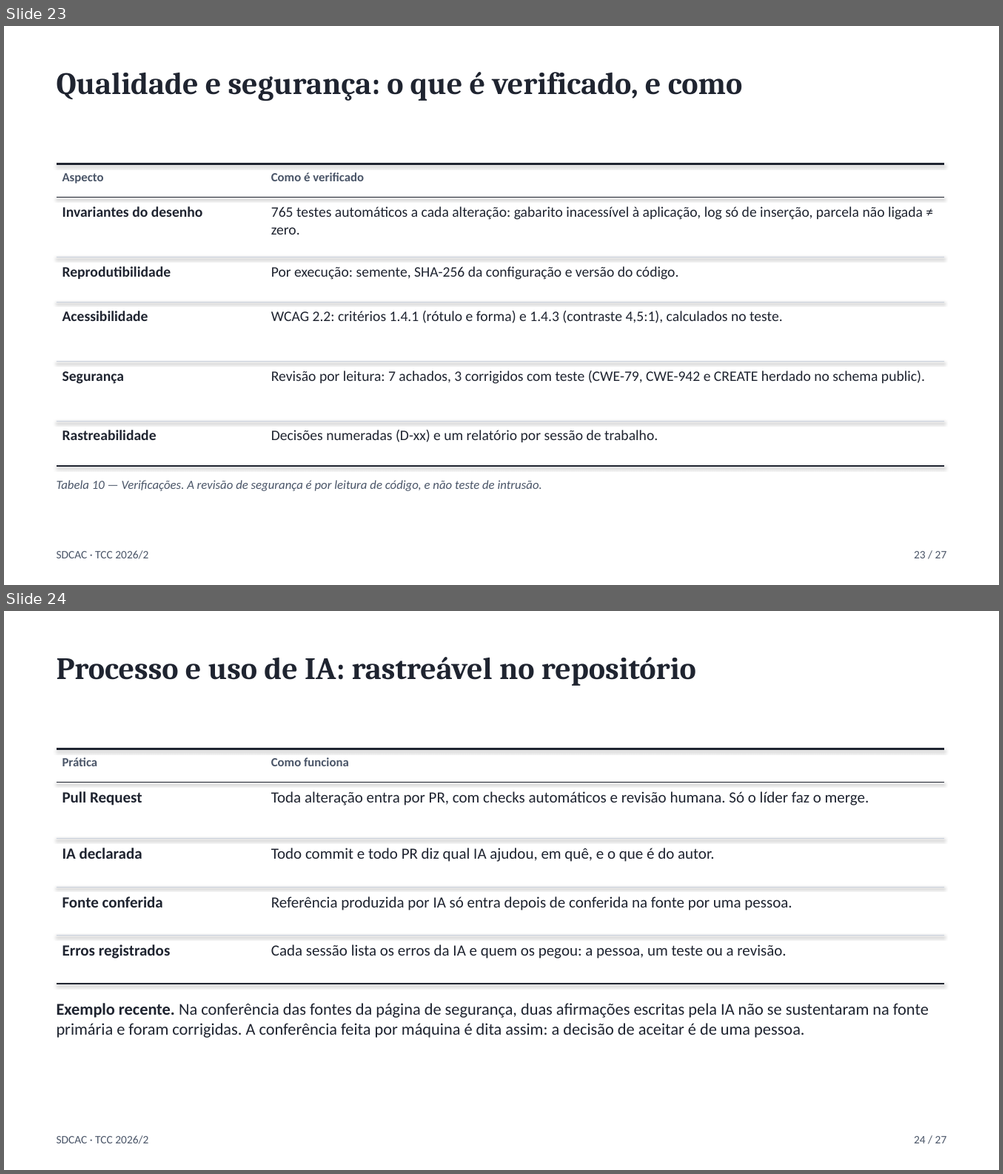
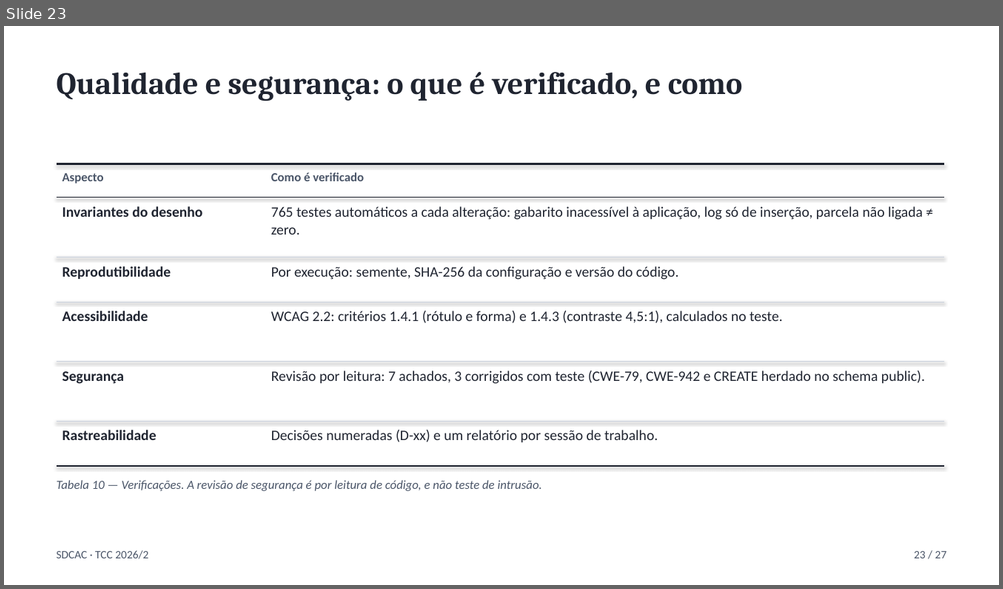
Before and after one commit to Codexrocks/TCC_SDCAC, a slide deck: apresentacao/apresentacao-sdcac.pptx. Shown one above the other, each under a label of ours: slides 23 and 24 before the commit, slide 23 after it. The pictures are 1003x1174 and 1003x589 pixels, drawn with LibreOffice and Linux fonts; fonts in the diff are those of the drawing. Boxes give left, top, right and bottom in pixels: in the first picture for what was removed or moved away, otherwise in the second. Text is boxed around its words. In the diff, an @@ line names an element or a change of style, - is before the commit and + after.

```diff
--- a/apresentacao/apresentacao-sdcac.pptx
+++ b/apresentacao/apresentacao-sdcac.pptx
@@ slide 24 removed at [4,611,999,1170], background #FFFFFF @@
@@ text removed at [57,657,696,686] @@
-Processo e uso de IA: rastreável no repositório
@@ line removed from (57, 749) to (944, 749) @@
@@ text removed at [62,758,98,766] @@
-Prática
@@ text removed at [271,758,349,766] @@
-Como funciona
@@ line removed from (57, 783) to (944, 783) @@
@@ text removed at [62,792,142,806] @@
-Pull Request
@@ text removed at [271,792,869,806] @@
-Toda alteração entra por PR, com checks automáticos e revisão humana. Só o líder faz o merge.
@@ line removed from (57, 839) to (944, 839) @@
@@ text removed at [62,848,142,859] @@
-IA declarada
@@ text removed at [271,848,714,862] @@
-Todo commit e todo PR diz qual IA ajudou, em quê, e o que é do autor.
@@ line removed from (57, 887) to (944, 887) @@
@@ text removed at [62,897,163,908] @@
-Fonte conferida
@@ text removed at [271,897,791,911] @@
-Referência produzida por IA só entra depois de conferida na fonte por uma pessoa.
@@ line removed from (57, 936) to (944, 936) @@
@@ text removed at [62,945,170,959] @@
-Erros registrados
@@ text removed at [271,945,785,959] @@
-Cada sessão lista os erros da IA e quem os pegou: a pessoa, um teste ou a revisão.
@@ line removed from (57, 984) to (944, 984) @@
@@ text removed at [57,1003,928,1038] @@
-Exemplo recente. Na conferência das fontes da página de segurança, duas afirmações escritas pela IA não se sustentaram na fonte primária e foram corrigidas. A conferência feita por máquina é dita assim: a decisão de aceitar é de uma pessoa.
@@ text removed at [57,1136,148,1145] @@
-SDCAC · TCC 2026/2
@@ text removed at [913,1136,947,1144] @@
-24 / 27
```
Also in this commit, not shown: 3 slides changed, 1 slide added, 12 other files.
